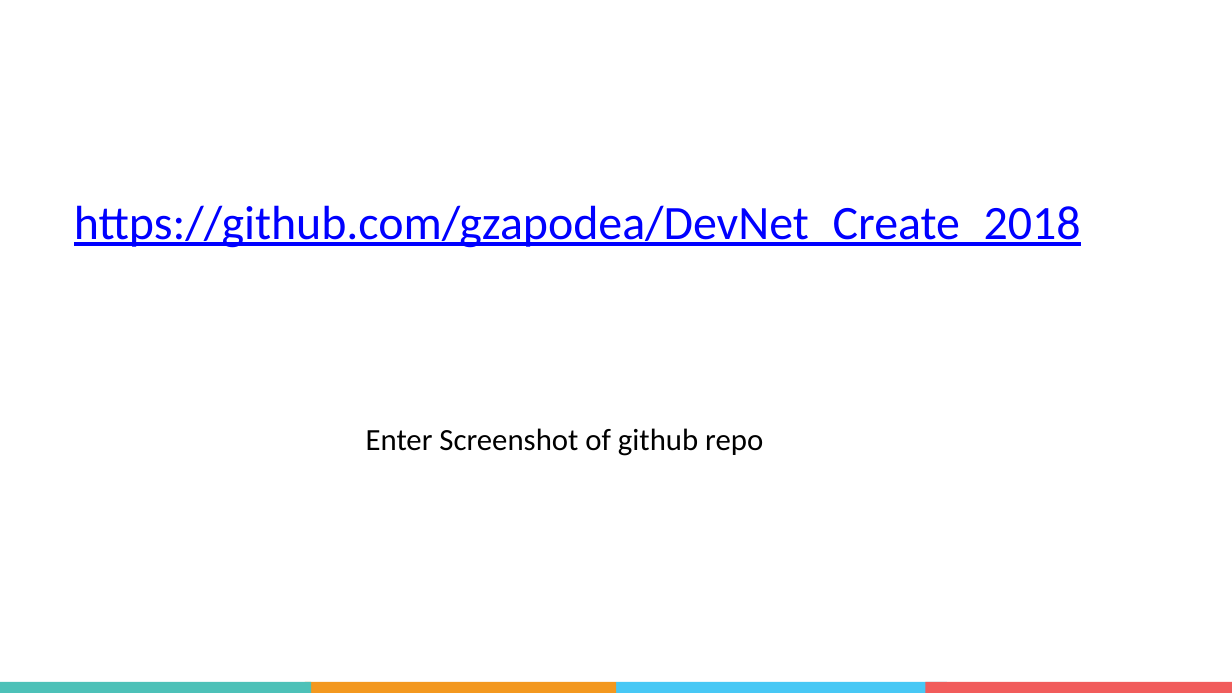
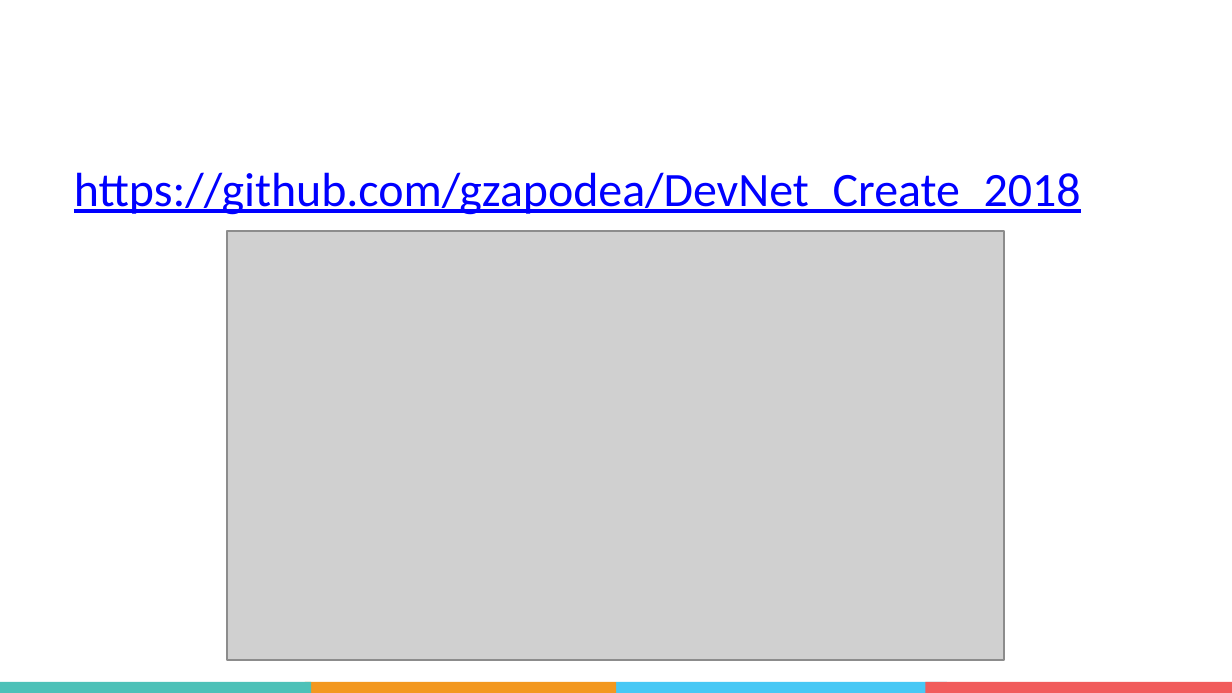
Before and after one commit to obrigg/DevNet_Create_2018, a slide deck: slide 3 of DevNetCreate-ConfigApprove.pptx. Drawn at 1232x693 pixels with LibreOffice and Linux fonts; fonts in the diff are those of the drawing; grey boxes stand for pictures; background and template pictures are left out. Boxes give left, top, right and bottom in pixels: in the first picture for what was removed or moved away, otherwise in the second. Text is boxed around its words. In the diff, an @@ line names an element or a change of style, - is before the commit and + after.

Commit message:
updated Readme and session preso

```diff
--- a/DevNetCreate-ConfigApprove.pptx
+++ b/DevNetCreate-ConfigApprove.pptx
@@ text "https://github.com/gzapodea/DevNet_Create_2018" moved from (x1=74, y1=205, x2=1081, y2=248) to (x1=74, y1=172, x2=1081, y2=215) @@
@@ picture added at (x1=227, y1=232, x2=1004, y2=660) @@
@@ text removed at (x1=366, y1=428, x2=763, y2=456) @@
-Enter Screenshot of github repo
```
Also in this commit, not shown: 16 other slides changed, 1 other file.
